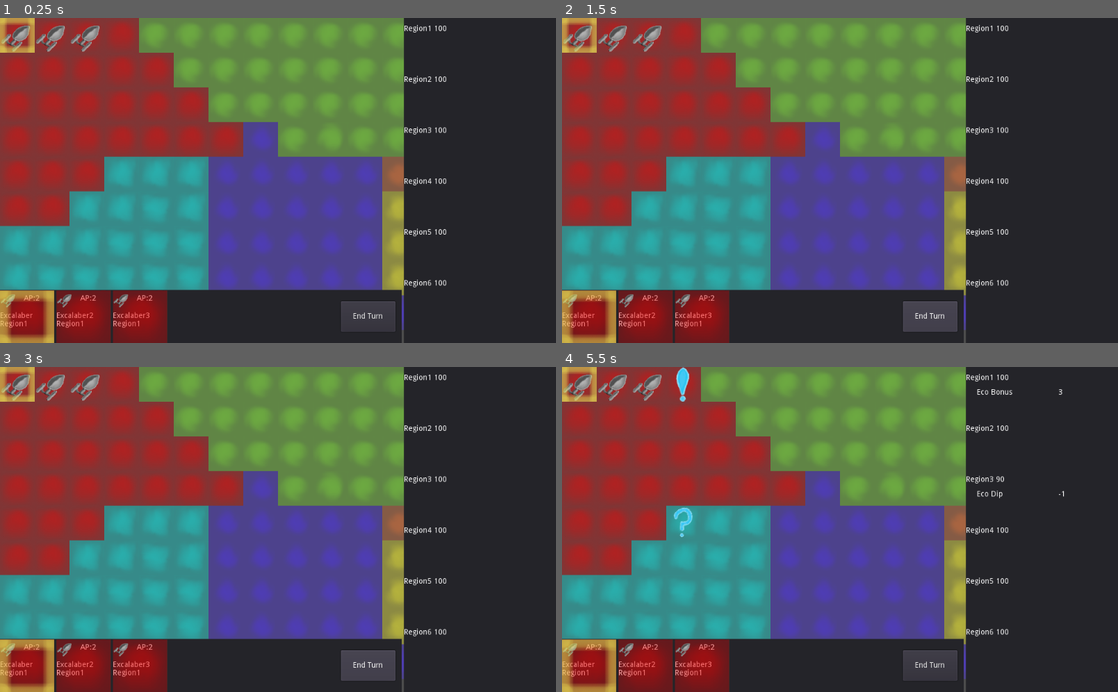
Above: before the commit, frames 1-4 (two rows, left to right).
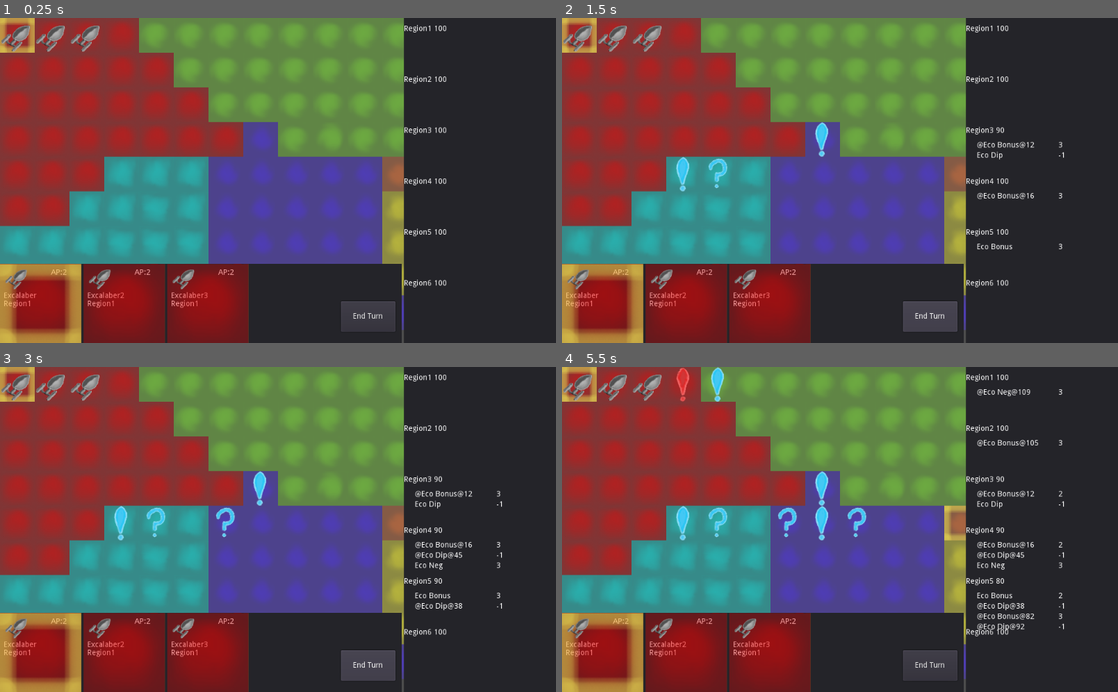
Above: after the commit, the same moments.

Repository: AngryMajor/StarShipGame
Game: Godot game, scene res://General/Main.tscn
Two runs of this game, one before a commit and one after it. Both use one fixed random seed, a clock stepped at 60 frames per second and the inputs below.
Inputs (mouse positions are in pixels of both pictures, inside the frame that each line leads up to):
- Up to frame 1 (0.25 s): no input
- Up to frame 2 (1.5 s): click (589, 317) at 0.52 s; click "End Turn" at 1.25 s
- Up to frame 3 (3 s): click (27, 666) at 2.02 s; click "End Turn" at 2.75 s
- Up to frame 4 (5.5 s): click (589, 666) at 3.52 s; click "End Turn" at 4.25 s; tap Enter at 5 s; move the mouse to (962, 513) at 5.02 s; tap Space at 5.1, 5.27 s; click (962, 513) at 5.17 s

The runs differ from the first frame. In frame 1, 11% of the frame differs, in the area x 0-73%, y 2-100%; in frame 2, 12%; in frame 3, 12%; in frame 4, 13%, in the area x 0-91%, y 0-100%.

Commit message:
small tidy up + added auto generating missions + grew size of ship cards

Diff:
--- a/Components/Missions/MissionComp.gd
+++ b/Components/Missions/MissionComp.gd
@@ -6,6 +6,12 @@
 var mission_map = {}
 
 onready var world := GameState.world
+
+func _ready():
+	GameState.connect("time_progressed",self,"_on_time_progressed")
+
+func _on_time_progressed(amount):
+	pass
 
 func get_data(coord):
 	if mission_at(coord) == null:
@@ -19,12 +25,6 @@
 	else:
 		return null
 
-func _ready():
-	GameState.connect("time_progressed",self,"_on_time_progressed")
-
-func _on_time_progressed(amount):
-	pass
-
 func add_mission(regionID:int, missionNode):
 	var targetRegion :Region= world.regionMap.get_region(regionID)
 
@@ -34,12 +34,12 @@
 		$MissionList.add_child(missionNode)
 		mission_map[coord] = missionNode
 
-		missionNode.connect("MissionComplete",self,"mission_freeing",[coord])
-		missionNode.connect("MissionTimedOut",self,"mission_freeing",[coord])
+		missionNode.connect("MissionComplete",self,"_mission_freeing",[coord])
+		missionNode.connect("MissionTimedOut",self,"_mission_freeing",[coord])
 
 		emit_signal("data_updated",coord)
 
-func mission_freeing(mission:Mission,coord):
+func _mission_freeing(mission:Mission,coord):
 	mission_map.erase(coord)
 	mission.region.release_reserved_coord(coord)
 	emit_signal("data_updated",coord)
--- a/Components/Missions/MissionGenerator.gd
+++ b/Components/Missions/MissionGenerator.gd
@@ -4,12 +4,24 @@
 export var Mission_Comp : NodePath
 onready var missionComp = get_node(Mission_Comp)
 
-func _unhandled_input(event):
-	if event is InputEventKey and event.scancode == KEY_SPACE and event.is_pressed() == true:
-		var region_index = rand_range(0,6)
-		missionComp.add_mission(region_index, gen_mission())
+export(int) var minMissionsPerTurn : int = 1
+export(int) var maxMissionsPerTurn : int = 3
 
-func gen_mission():
+func _enter_tree():
+	GameState.connect("time_progressed",self,"_on_time_progressed")
+
+func _exit_tree():
+	GameState.disconnect("time_progressed",self,"_on_time_progressed")
+
+func create_mission():
+	var region_index = rand_range(0,6)
+	missionComp.add_mission(region_index, _gen_mission())
+
+func _gen_mission():
 	var index = rand_range(0,mission_to_generate.size())
 	var mission = mission_to_generate[index].instance()
 	return mission
+
+func _on_time_progressed(amount):
+	for i in rand_range(minMissionsPerTurn,maxMissionsPerTurn):
+		create_mission()
--- a/General/Main.tscn
+++ b/General/Main.tscn
@@ -88,7 +88,7 @@
 anchor_top = 1.0
 anchor_right = 1.0
 anchor_bottom = 1.0
-margin_top = -98.0
+margin_top = -146.0
 margin_right = -284.0
 margin_bottom = 2.0
 rect_min_size = Vector2( 0, 100 )
@@ -103,6 +103,7 @@
 [node name="HBoxContainer" type="HBoxContainer" parent="GUILayer/ShipPannel"]
 anchor_right = 1.0
 anchor_bottom = 1.0
+margin_bottom = 2.0
 size_flags_horizontal = 3
 size_flags_vertical = 3
 
--- a/General/Ship.gd
+++ b/General/Ship.gd
@@ -26,6 +26,9 @@
 	self.currAP = baseAP
 
 func init(region):
+	_enter_region(region)
+
+func _enter_region(region):
 	self.region = region
 
 func set_mission_target(mission:Mission):
@@ -47,28 +50,3 @@
 func _move_to(region):
 	emit_signal("RequestToMoveTo",region)
 	emit_signal("DataUpdated")
-
-#func on_time_progressed(amount:int):
-#	if route.size() > 0:
-#		_move_to(route[0])
-#		route.remove(0)
-
-#func set_destination(destination:Region):
-#	route = []
-#	if self.region.adjacent_to(destination):
-#		route.append(destination)
-#	else:
-#		var intermidiaries = destination.neighbour_regions
-#		var i = 0
-#		var medium = null
-#		while medium == null and i < intermidiaries.size(): #TODO: make building route recursize to any length
-#			if self.region.adjacent_to(intermidiaries[i]):
-#				medium = intermidiaries[i]
-#			i += 1
-#
-#		if medium != null:
-#			route.append(medium)
-#			route.append(destination)
-#
-#func _move_to(region):
-#	emit_signal("RequestToMoveTo",region)
--- a/General/ShipComp.gd
+++ b/General/ShipComp.gd
@@ -4,7 +4,11 @@
 
 var ship_map = {}
 
-export var ship_scene : PackedScene
+func _ready():
+	var region = GameState.world.regionMap.get_region(0)
+	for ship in $ShipList.get_children():
+		add_ship(ship,region)
+	GameState.selectedShip = self.get_ships()[0]
 
 func get_data(coord):
 	var shipAt = ship_at(coord)
@@ -20,20 +24,15 @@
 	else:
 		return null
 
-func _ready():
-	var region = GameState.world.regionMap.get_region(0)
-
-	for ship in $ShipList.get_children():
-		add_ship(ship,region)
-
-	GameState.selectedShip = self.get_ships()[0]
-
 func add_ship(ship,region):
 	if ship.get_parent() != $ShipList:
 		$ShipList.add_child(ship)
 	_put_ship_in_region(ship,region)
 	ship.connect("RequestToMoveTo",self,"_move_ship_to",[ship])
 
+func _move_ship_to(region:Region,ship:Ship):
+	_remove_ship_from_its_region(ship)
+	_put_ship_in_region(ship,region)
 
 func _put_ship_in_region(ship,region):
 	var coord = region.request_reserved_coord()
@@ -63,14 +62,10 @@
 		else:
 			i += 1
 
-	if i == keys.size():
+	if i >= keys.size():
 		return null
 	else:
 		return keys[i]
 
-func _move_ship_to(region:Region,ship:Ship):
-	_remove_ship_from_its_region(ship)
-	_put_ship_in_region(ship,region)
-
 func get_ships():
 	return $ShipList.get_children()
--- a/General/World.tscn
+++ b/General/World.tscn
@@ -1,10 +1,9 @@
-[gd_scene load_steps=16 format=2]
+[gd_scene load_steps=15 format=2]
 
 [ext_resource path="res://General/WorldController.gd" type="Script" id=1]
 [ext_resource path="res://General/Regions/Regions.gd" type="Script" id=2]
 [ext_resource path="res://General/MainTileSet.tres" type="TileSet" id=3]
 [ext_resource path="res://General/Regions/Region.gd" type="Script" id=4]
-[ext_resource path="res://Components/TestComp.gd" type="Script" id=5]
 [ext_resource path="res://General/TileMapController.gd" type="Script" id=6]
 [ext_resource path="res://Components/Missions/MissionComp.gd" type="Script" id=7]
 [ext_resource path="res://General/Regions/Components/Econemy/EconemyRegComp.gd" type="Script" id=8]
@@ -65,9 +64,6 @@
 
 [node name="Components" type="Node" parent="."]
 
-[node name="TestComp" type="Node" parent="Components"]
-script = ExtResource( 5 )
-
 [node name="MissionComp" type="Node" parent="Components"]
 script = ExtResource( 7 )
 
@@ -77,10 +73,15 @@
 script = ExtResource( 9 )
 mission_to_generate = [ ExtResource( 11 ), ExtResource( 10 ), ExtResource( 12 ) ]
 Mission_Comp = NodePath("..")
+minMissionsPerTurn = 2
+maxMissionsPerTurn = 5
+
+[node name="HighlightComp" type="Node" parent="Components"]
+script = ExtResource( 15 )
+_shipComp = NodePath("../ShipComp")
 
 [node name="ShipComp" type="Node" parent="Components"]
 script = ExtResource( 13 )
-ship_scene = ExtResource( 14 )
 
 [node name="ShipList" type="Node" parent="Components/ShipComp"]
 
@@ -90,20 +91,15 @@
 
 [node name="Excalaber3" parent="Components/ShipComp/ShipList" instance=ExtResource( 14 )]
 
-[node name="HighlightComp" type="Node" parent="Components"]
-script = ExtResource( 15 )
-highlight_currser = false
-_shipComp = NodePath("../ShipComp")
-
 [node name="TileMaps" type="Node" parent="."]
 script = ExtResource( 6 )
+
+[node name="Selection" type="TileMap" parent="TileMaps"]
+tile_set = ExtResource( 3 )
+format = 1
+tile_data = PoolIntArray( 1179715, 1, 1, 1179716, 1, 1, 1179717, 1, 1, 1179718, 1, 1, 1179719, 1, 1, 1245256, 1, 1, 1245257, 1, 1, 1245258, 1, 1, 1245259, 1, 1, 1245260, 1, 1, 1245261, 1, 1, 1245262, 1, 1, 1245263, 1, 1, 1245264, 1, 1, 1245265, 1, 1, 1245266, 1, 1, 1245267, 1, 1, 1310804, 1, 1 )
 
 [node name="Main" type="TileMap" parent="TileMaps"]
 tile_set = ExtResource( 3 )
 format = 1
 tile_data = PoolIntArray( 1179715, 1, 1, 1179716, 1, 1, 1179717, 1, 1, 1179718, 1, 1, 1179719, 1, 1, 1245256, 1, 1, 1245257, 1, 1, 1245258, 1, 1, 1245259, 1, 1, 1245260, 1, 1, 1245261, 1, 1, 1245262, 1, 1, 1245263, 1, 1, 1245264, 1, 1, 1245265, 1, 1, 1245266, 1, 1, 1245267, 1, 1, 1310804, 1, 1 )
-
-[node name="Selection" type="TileMap" parent="TileMaps"]
-tile_set = ExtResource( 3 )
-format = 1
-tile_data = PoolIntArray( 1179715, 1, 1, 1179716, 1, 1, 1179717, 1, 1, 1179718, 1, 1, 1179719, 1, 1, 1245256, 1, 1, 1245257, 1, 1, 1245258, 1, 1, 1245259, 1, 1, 1245260, 1, 1, 1245261, 1, 1, 1245262, 1, 1, 1245263, 1, 1, 1245264, 1, 1, 1245265, 1, 1, 1245266, 1, 1, 1245267, 1, 1, 1310804, 1, 1 )
--- a/General/WorldController.gd
+++ b/General/WorldController.gd
@@ -6,37 +6,33 @@
 const MAP_SIZE_X = 64
 const MAP_SIZE_Y = 64
 
-var NORTH = Vector2(1,0)
-var EAST =  Vector2(0,1)
-var SOUTH =  Vector2(-1,0)
-var WEST =  Vector2(0,-1)
-var DIRECTIONS = [NORTH,EAST,SOUTH,WEST]
-
-
-
-onready var _tilemaps = $TileMaps
-onready var _components = $Components
+const NORTH = Vector2(1,0)
+const EAST =  Vector2(0,1)
+const SOUTH =  Vector2(-1,0)
+const WEST =  Vector2(0,-1)
+const DIRECTIONS = [NORTH,EAST,SOUTH,WEST]
 
 var regionMap : RegionMap setget ,get_regions
 
 func get_regions():
 	return $RegionsMap
 
-
 func _enter_tree():
 	GameState.world = self
 
 func _ready():
 	_set_up_children()
-	_tilemaps.render_tiles()
-
+	$TileMaps.render_tiles()
 
 func _set_up_children():
-	for component in _components.get_children():
+	for component in $Components.get_children():
 		component.connect("data_updated",self,"on_tile_data_updated")
 
 func on_tile_data_updated(coord):
-	_tilemaps.render_tile(coord)
+	$TileMaps.render_tile(coord)
+
+func convert_world_to_map_coors(world_coords):
+	return (self.to_local(world_coords)/TILE_SIZE).floor()
 
 func map_coords(function:FuncRef,tileRangeLower=null,tileRangeUpper=null, args=[]) -> Array:
 	var returnArray = []
@@ -56,33 +52,20 @@
 
 	return returnArray
 
+func get_componnet(name:String):
+	var componnent = null
+	for child in $Components.get_children():
+		if child.name == name:
+			componnent = child
+	return componnent
+
 func map_componnents(functionName:String,args=[]) -> Dictionary:
 	var returnMap = {}
 
-	for child in _components.get_children():
+	for child in $Components.get_children():
 		if child.has_method(functionName):
 			returnMap[child.name] = child.callv(functionName,args)
 		else:
 			returnMap[child.name] = null
 
 	return returnMap
-
-func convert_world_to_map_coors(world_coords):
-	return (self.to_local(world_coords)/TILE_SIZE).floor()
-
-func get_tile(coords):
-	var return_map = {}
-	for tilemap in _tilemaps.get_children():
-		if tilemap.get_cellv(coords) == -1:
-			return_map[tilemap.name] = -1
-		else:
-			return_map[tilemap.name] = tilemap.get_cellv(coords)
-
-	return return_map
-
-func get_componnet(name:String):
-	var componnent = null
-	for child in _components.get_children():
-		if child.name == name:
-			componnent = child
-	return componnent
--- a/ShipGUICard.tscn
+++ b/ShipGUICard.tscn
@@ -20,9 +20,6 @@
 	else:
 		self.modulate = Color(0.8,0.8,0.8,0.5)
 
-func _ready():
-	self.connect(\"button_down\",self,\"_on_button_down\")
-
 func rerender():
 	self.visible = false
 	self.visible = true
@@ -32,68 +29,73 @@
 	rerender()
 "
 
+[sub_resource type="AtlasTexture" id=4]
+flags = 4
+atlas = ExtResource( 1 )
+region = Rect2( 0, 192, 64, 64 )
+
 [sub_resource type="AtlasTexture" id=1]
 flags = 4
 atlas = ExtResource( 1 )
 region = Rect2( 448, 64, 64, 64 )
 
-[sub_resource type="AtlasTexture" id=4]
-flags = 4
-atlas = ExtResource( 1 )
-region = Rect2( 0, 192, 64, 64 )
-
 [node name="ShipCard" type="Control"]
-margin_right = 40.0
-margin_bottom = 40.0
-rect_min_size = Vector2( 100, 100 )
+margin_right = 150.0
+margin_bottom = 150.0
+rect_min_size = Vector2( 150, 150 )
+size_flags_vertical = 3
 script = ExtResource( 2 )
 baseTexture = ExtResource( 1 )
 
 [node name="APText" type="Label" parent="."]
-margin_left = 44.0
+margin_left = 94.0
 margin_top = 9.0
-margin_right = 109.0
+margin_right = 159.0
 margin_bottom = 23.0
 text = "AP:"
 
 [node name="APLable" type="Label" parent="."]
-margin_left = 65.0
+margin_left = 115.0
 margin_top = 9.0
-margin_right = 130.0
+margin_right = 180.0
 margin_bottom = 23.0
 text = "111"
 
 [node name="ShipLabel" type="Label" parent="."]
-margin_top = 41.0
-margin_right = 52.0
-margin_bottom = 55.0
+margin_left = 7.0
+margin_top = 52.0
+margin_right = 59.0
+margin_bottom = 66.0
 text = "My_Ship"
 
 [node name="LocationLable" type="Label" parent="."]
-margin_top = 56.0
-margin_right = 55.0
-margin_bottom = 70.0
+margin_left = 7.0
+margin_top = 67.0
+margin_right = 62.0
+margin_bottom = 81.0
 text = "Region1"
 
 [node name="ShipButton" type="TextureButton" parent="."]
-margin_top = 1.0
-margin_right = 100.0
-margin_bottom = 101.0
+anchor_right = 1.0
+anchor_bottom = 1.0
 rect_min_size = Vector2( 100, 100 )
+size_flags_horizontal = 15
+size_flags_vertical = 15
 texture_normal = SubResource( 3 )
 expand = true
 script = SubResource( 2 )
 
+[node name="HighlightTexture" type="TextureRect" parent="ShipButton"]
+visible = false
+anchor_right = 1.0
+anchor_bottom = 1.0
+texture = SubResource( 4 )
+expand = true
+
 [node name="TextureRect" type="TextureRect" parent="ShipButton"]
-margin_right = 32.0
-margin_bottom = 32.0
+margin_left = 8.0
+margin_right = 56.0
+margin_bottom = 48.0
 texture = SubResource( 1 )
 expand = true
 stretch_mode = 5
-
-[node name="HighlightTexture" type="TextureRect" parent="ShipButton"]
-visible = false
-margin_right = 100.0
-margin_bottom = 102.0
-texture = SubResource( 4 )
-expand = true
